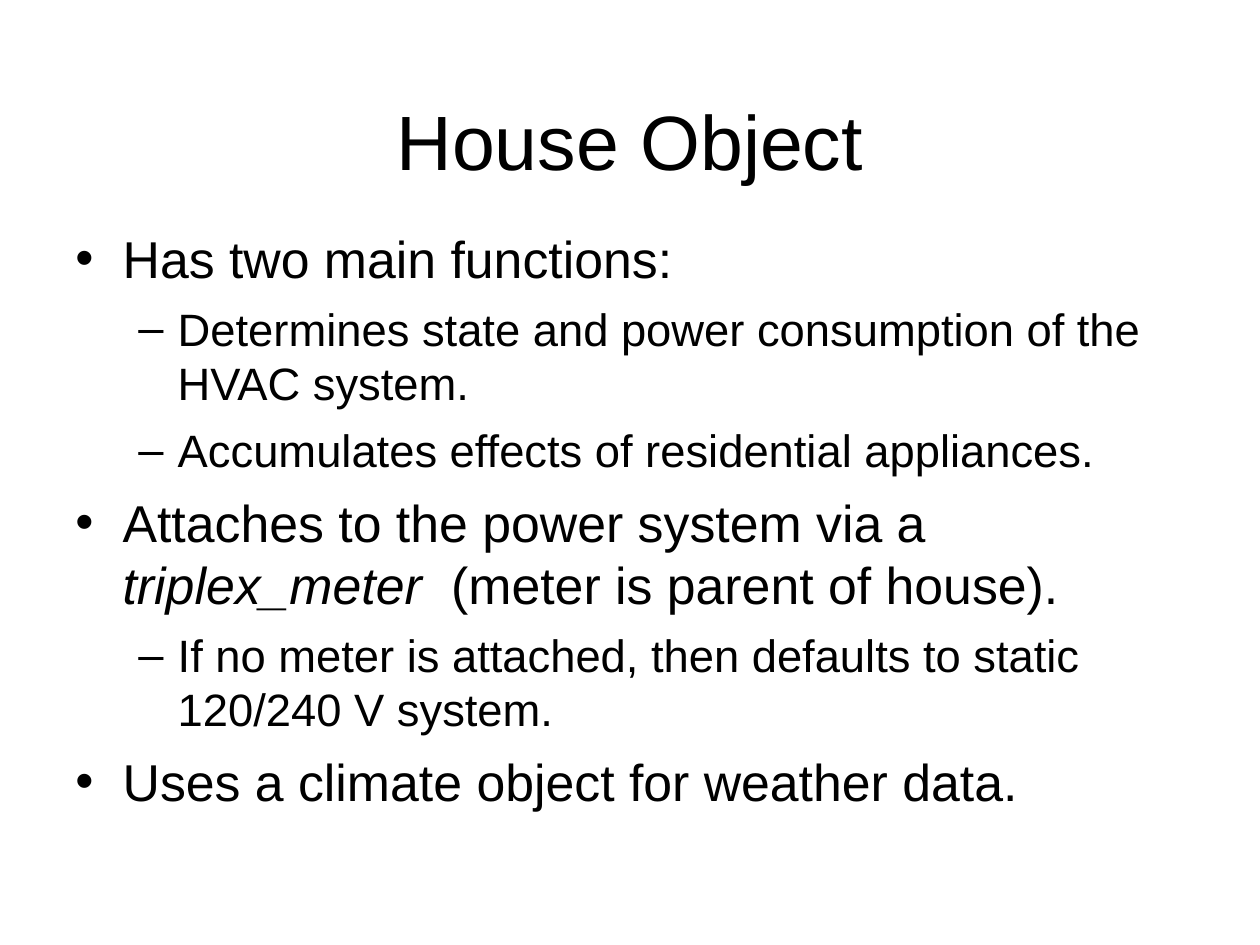
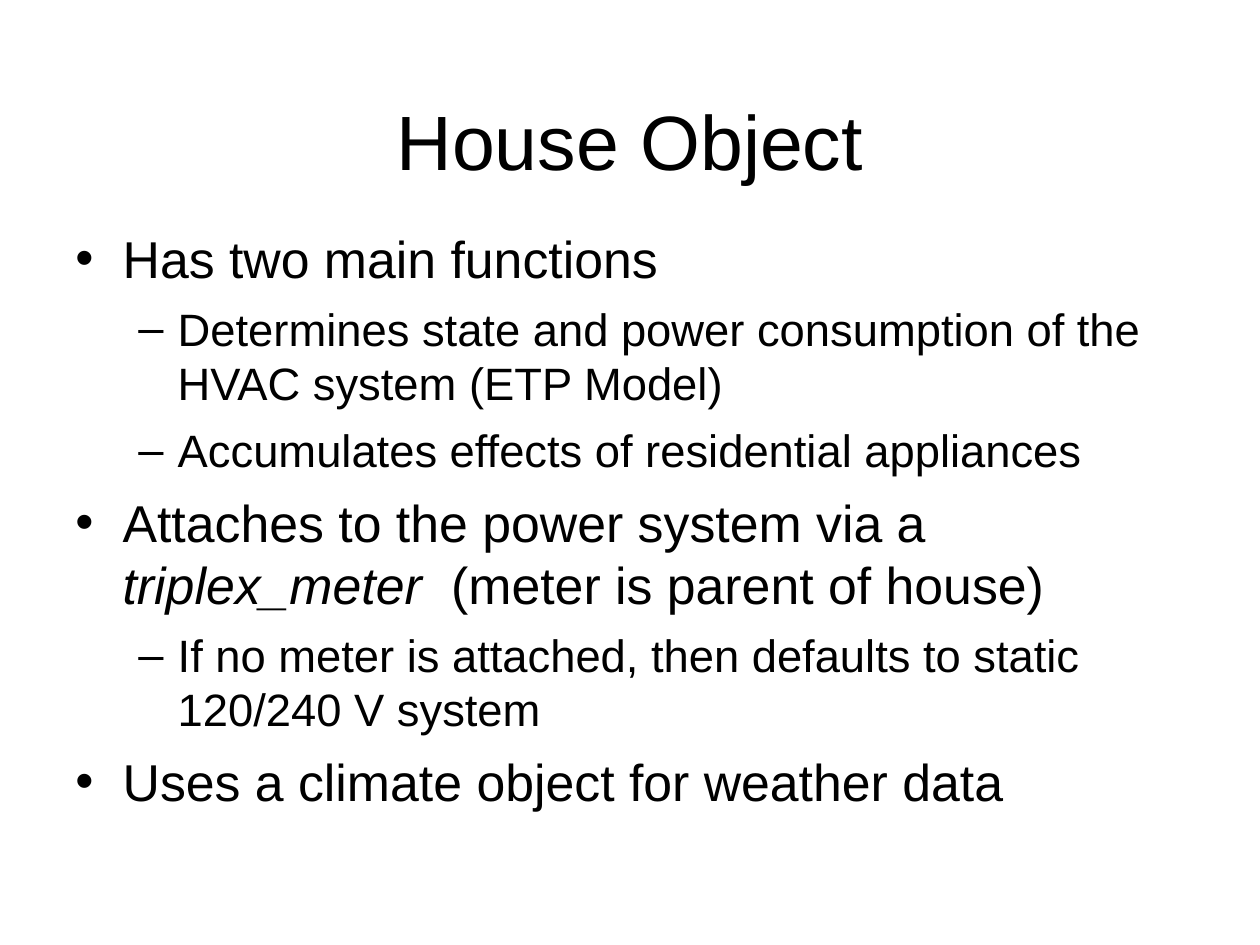
Before and after one commit to gridlab-d/course, a slide deck: slide 3 of FourDayCourse/3.2 - Residential.ppt. Drawn at 1260x945 pixels with LibreOffice and Linux fonts; fonts in the diff are those of the drawing; background and template pictures are left out. Boxes give left, top, right and bottom in pixels: in the first picture for what was removed or moved away, otherwise in the second. Text is boxed around its words. In the diff, an @@ line names an element or a change of style, - is before the commit and + after.

```diff
--- a/FourDayCourse/3.2 - Residential.ppt
+++ b/FourDayCourse/3.2 - Residential.ppt
@@ text at <box>123,240,1140,812</box>: text changed @@
-• Has two main functions:
-  – Determines state and power consumption of the HVAC system.
-  – Accumulates effects of residential appliances.
-• Attaches to the power system via a triplex_meter (meter is parent of house).
-  – If no meter is attached, then defaults to static 120/240 V system.
-• Uses a climate object for weather data.
+• Has two main functions
+  – Determines state and power consumption of the HVAC system (ETP Model)
+  – Accumulates effects of residential appliances
+• Attaches to the power system via a triplex_meter (meter is parent of house)
+  – If no meter is attached, then defaults to static 120/240 V system
+• Uses a climate object for weather data
```
Also in this commit, not shown: 10 other slides changed, 1 slide added, 2 other files.
